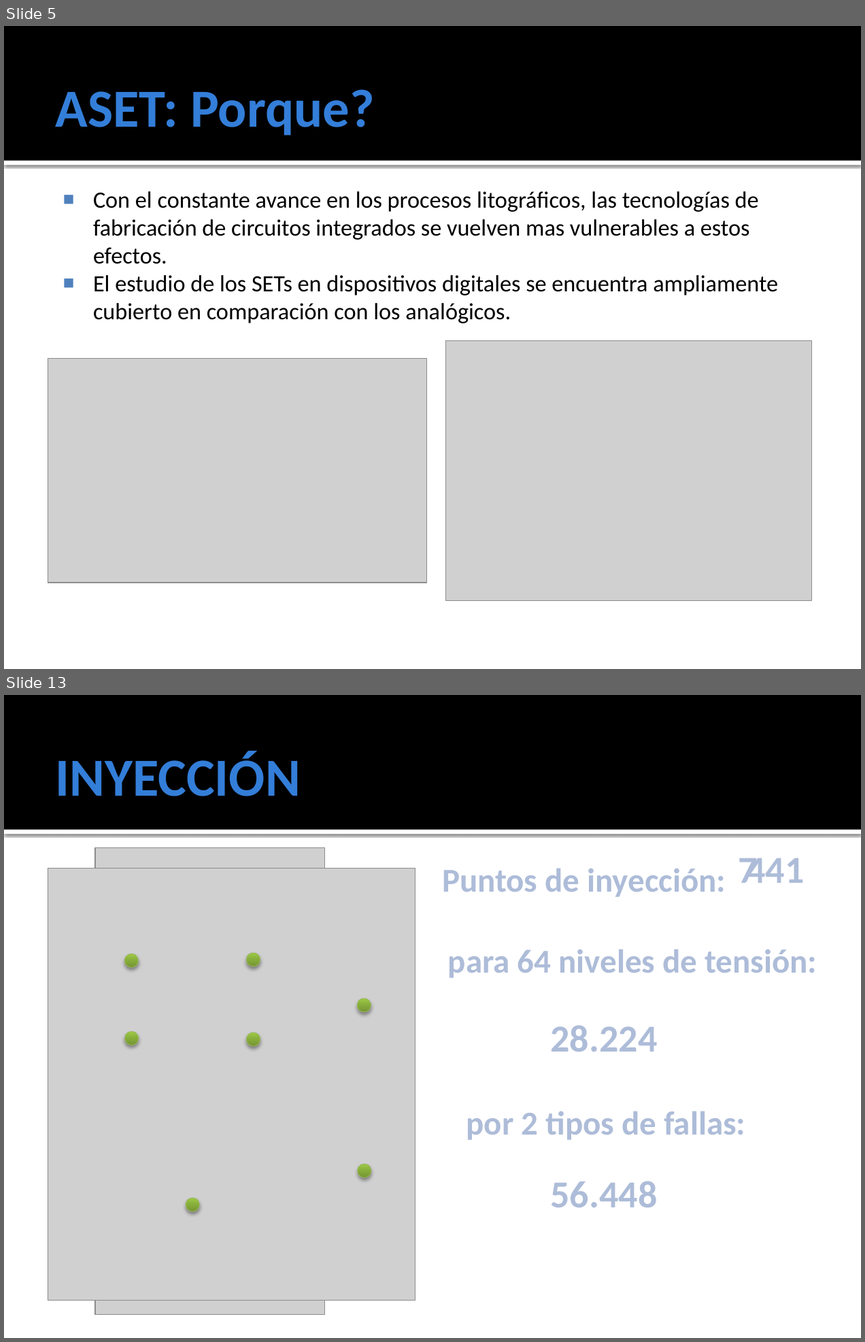
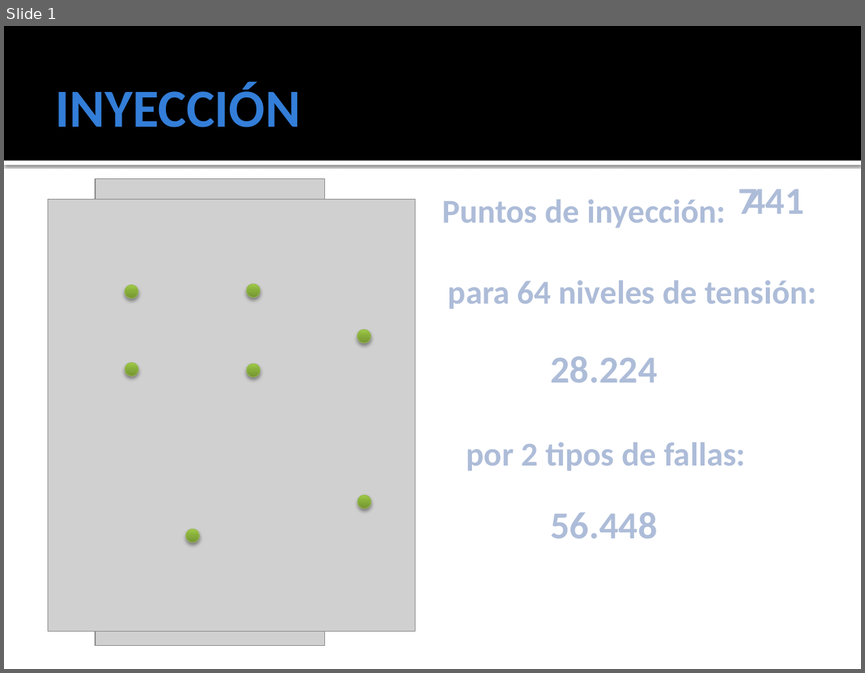
Before and after one commit to ginotkj/fiocs, a slide deck: Documentation/Documentacion/PRESENTACION_FACU.pptx. Shown one above the other, each under a label of ours: slides 5 and 13 before the commit, slide 1 after it; the slides between them are not shown. The pictures are 865x1342 and 865x673 pixels, drawn with LibreOffice and Linux fonts; fonts in the diff are those of the drawing; grey boxes stand for pictures. Boxes give left, top, right and bottom in pixels: in the first picture for what was removed or moved away, otherwise in the second. Text is boxed around its words. In the diff, an @@ line names an element or a change of style, - is before the commit and + after.

```diff
--- a/Documentation/Documentacion/PRESENTACION_FACU.pptx
+++ b/Documentation/Documentacion/PRESENTACION_FACU.pptx
@@ slide 5 removed at [4, 26, 861, 669], background #FFFFFF; not listed: 2 template elements that a slide beside it also shows @@
@@ title removed at [56, 89, 375, 135] @@
-ASET: Porque?
@@ text removed at [93, 191, 778, 323] @@
-■ Con el constante avance en los procesos litográficos, las tecnologías de fabricación de circuitos integrados se vuelven mas vulnerables a estos efectos.
-■ El estudio de los SETs en dispositivos digitales se encuentra ampliamente cubierto en comparación con los analógicos.
@@ picture removed at [445, 340, 811, 600] @@
@@ picture removed at [48, 358, 426, 582] @@
@@ what was slide 13 is now slide 1 @@
```
Also in this commit, not shown: 1 slide changed, 1 slide added, 12 other slides removed, 8 other files.
